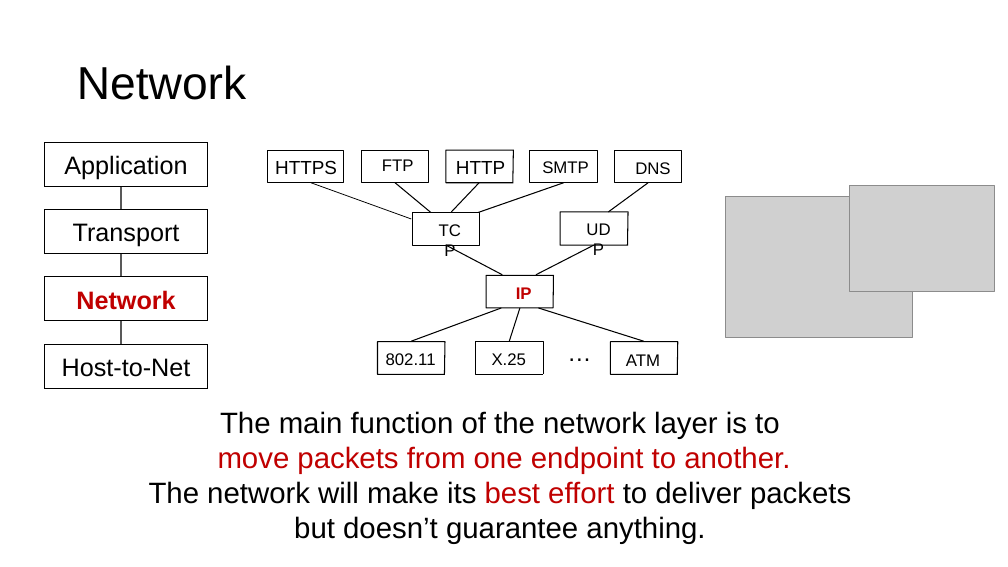
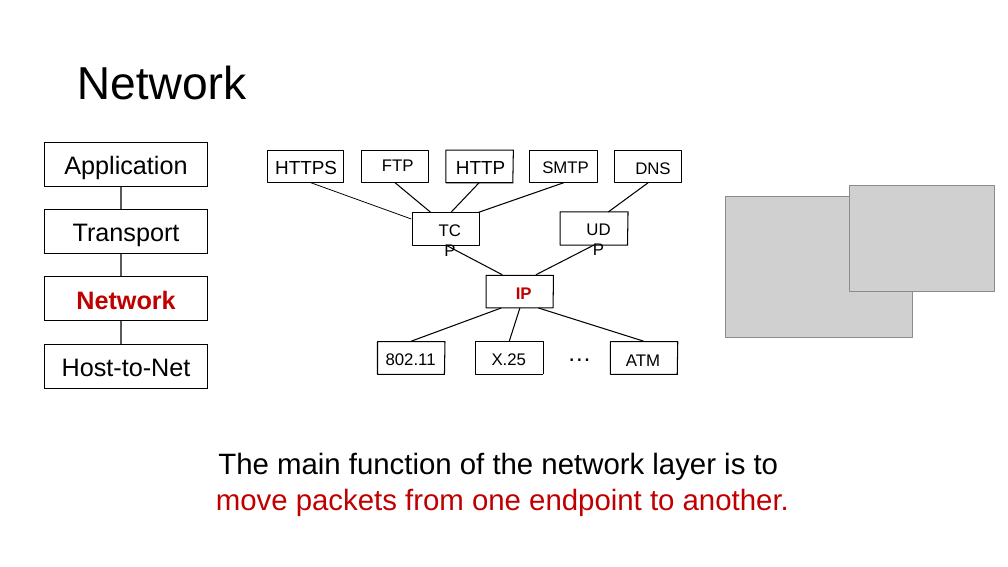
Before and after one commit to ngsrinivas/coursegen, a slide deck: slide 2 of ex/352-S21/staging/352-S21/lectures/network-protocols-1.pptx. Drawn at 1008x567 pixels with LibreOffice and Linux fonts; fonts in the diff are those of the drawing; grey boxes stand for pictures. Boxes give left, top, right and bottom in pixels: in the first picture for what was removed or moved away, otherwise in the second. Text is boxed around its words. In the diff, an @@ line names an element or a change of style, - is before the commit and + after.

```diff
--- a/ex/352-S21/staging/352-S21/lectures/network-protocols-1.pptx
+++ b/ex/352-S21/staging/352-S21/lectures/network-protocols-1.pptx
@@ text "The main function of the ...": place and size @@
-text "The main function of the ..." at <box>149,411,851,544</box>
+text "The main function of the ..." at <box>216,452,789,515</box>
@@ text at <box>149,481,851,544</box>: paragraphs removed @@
-The network will make its best effort to deliver packets
-but doesn’t guarantee anything.
```
Also in this commit, not shown: 16 other slides changed, 9 slides added, 9 slides removed, 1 other file.
